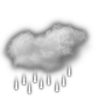
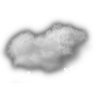
Revision of a layered 96x96 image; what changed, layer by layer:
added layer "aguanieve" above "nieve" over [19, 66, 73, 90]
hid "lluvia" over [14, 63, 71, 94]
hid "lluvia_sombra" over [12, 62, 73, 96]
